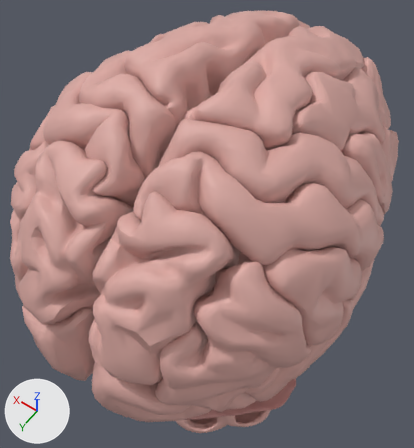
What one commit did to the glTF model public/models/nervoso.glb.
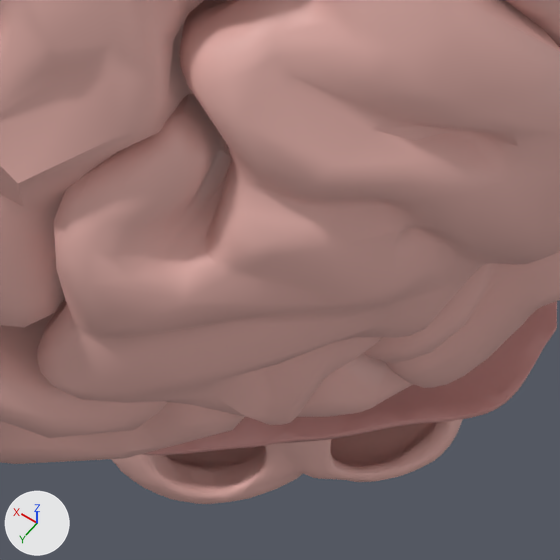
The first picture shows the older version from a camera (50 mm lens) standing at (-0.087, 0.151, 1.82) and looking at (0.046, -0.035, 1.529). The close-ups show the older and then the newer version on the part from 35% to 72% of the width and 66% to 100% of the height of that picture. Only the edits that show in the close-ups are written down. Every picture has the same lights, and +X, +Y and +Z are marked at lower left. Where no turn or scale is listed for an object, it has been applied to the vertices.

Objects in the first close-up: 'FMA13884', 'FMA72667', 'FMA72669', 'FMA72671', 'FMA72685', 'FMA72804', 'FMA72975', 'FMA83966'.
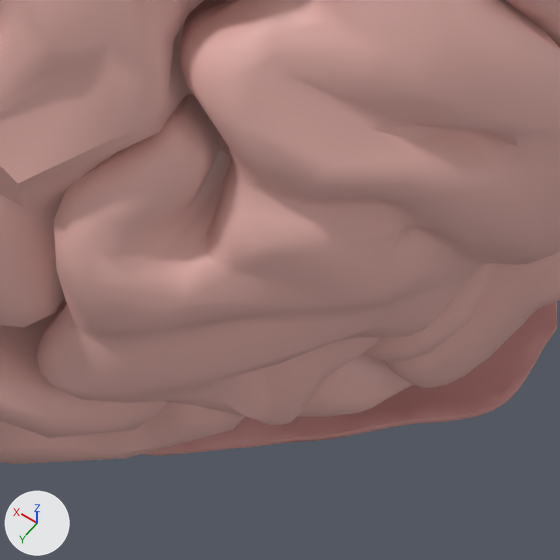
Diff of the bpy script that builds the scene:
```diff
--- a/public/models/nervoso.glb.py
+++ b/public/models/nervoso.glb.py
@@ ob_fma13884 @@
-ob_fma13884 = bpy.data.objects.new('FMA13884', me_fma13884)
-ob_fma13884.location = (0.0287, -0.0291, 1.2982)
```

Where the change shows, as pixel boxes (x1, y1, x2, y2) in the close-ups (560 x 560 px):
'FMA13884', deleted: before (111, 419, 463, 504)
